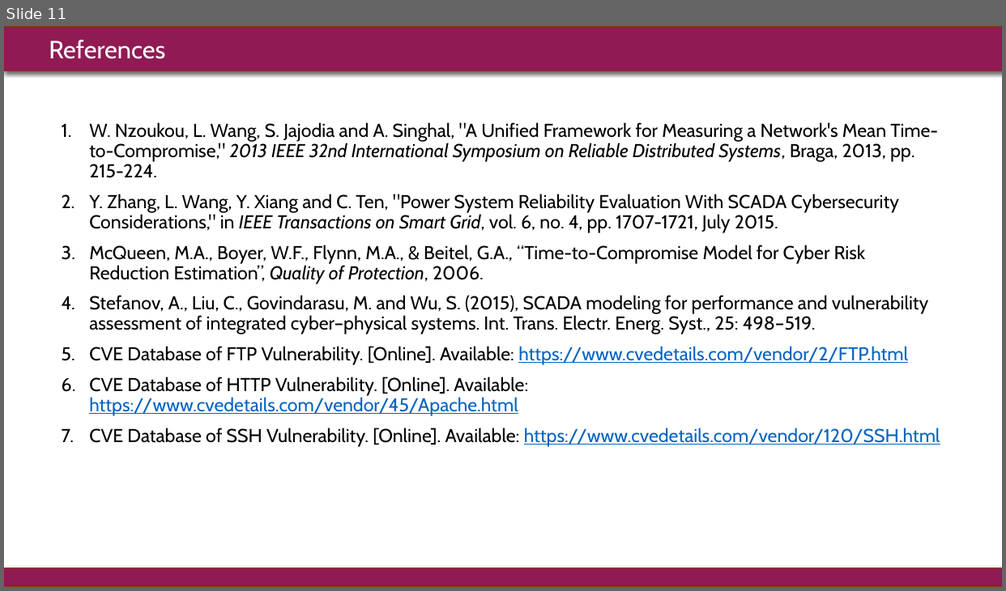
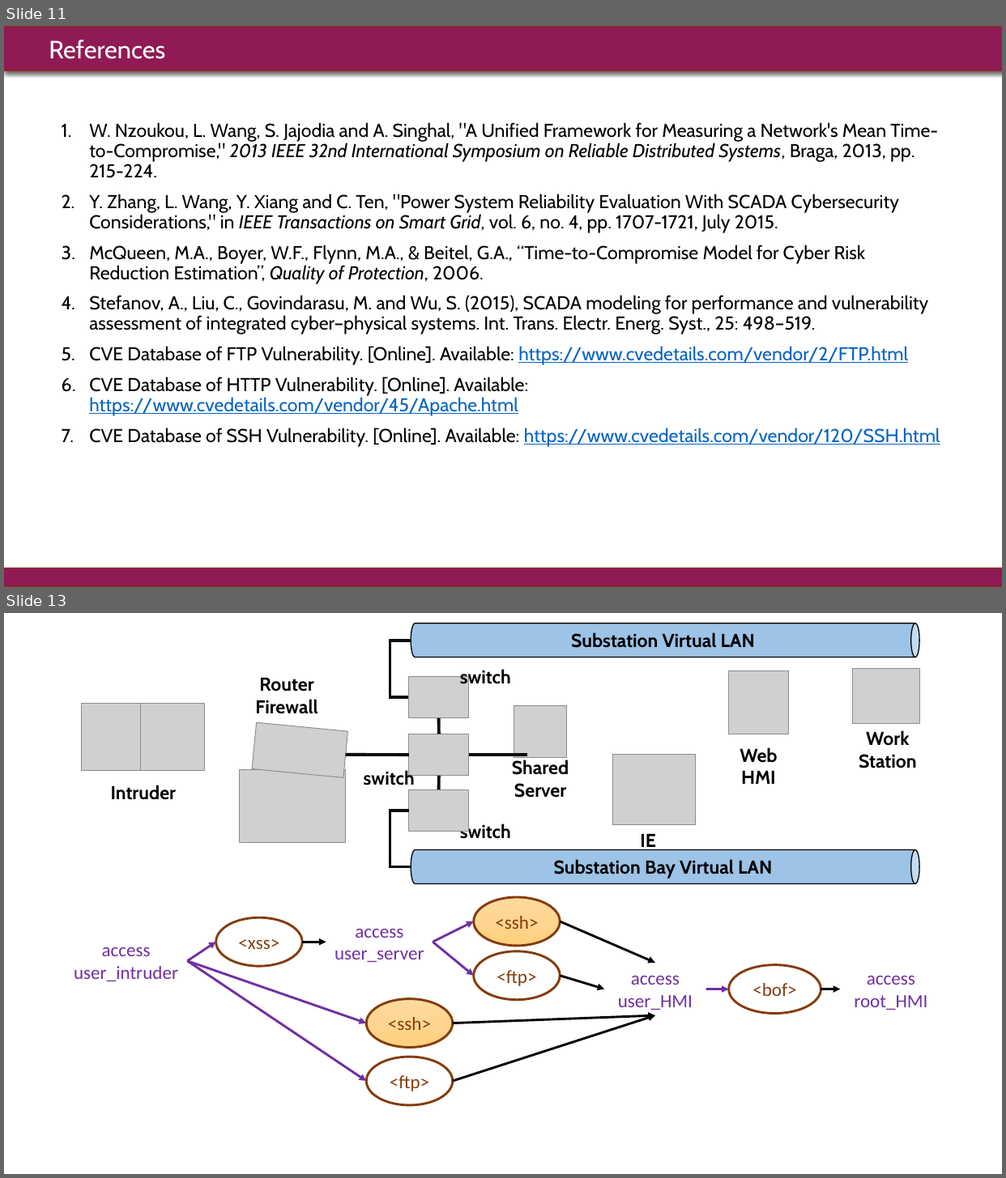
Before and after one commit to rounak-meyur/cps-security, a slide deck: class/final-presentation.pptx. Shown one above the other, each under a label of ours: slide 11 before the commit, slides 11 and 13 after it; the slides between them are not shown. The pictures are 1006x591 and 1006x1178 pixels, drawn with LibreOffice and Linux fonts; fonts in the diff are those of the drawing; grey boxes stand for pictures. Boxes give left, top, right and bottom in pixels: in the first picture for what was removed or moved away, otherwise in the second. Text is boxed around its words. In the diff, an @@ line names an element or a change of style, - is before the commit and + after.

```diff
--- a/class/final-presentation.pptx
+++ b/class/final-presentation.pptx
@@ slide 13 added at <box>4,613,1002,1174</box>, background #FFFFFF @@
@@ group added at <box>74,624,927,1105</box>: 13 texts, 12 arrows, 11 pictures, 6 ellipses, 4 lines, 2 cylinders, 2 elbow lines @@
+Intruder
+Substation Virtual LAN
+Work
+Station
+Web HMI
+IED
+switch
+Router
+Firewall
+Substation Bay Virtual LAN
+Shared
+Server
+switch
+switch
+<ssh>
+access
+user_server
+access user_HMI
+<ftp>
+<bof>
+access
+root_HMI
+<ssh>
+access
+user_intruder
+<ftp>
+<xss>
```
Also in this commit, not shown: 2 slides changed, 3 other slides added, 32 other files.
